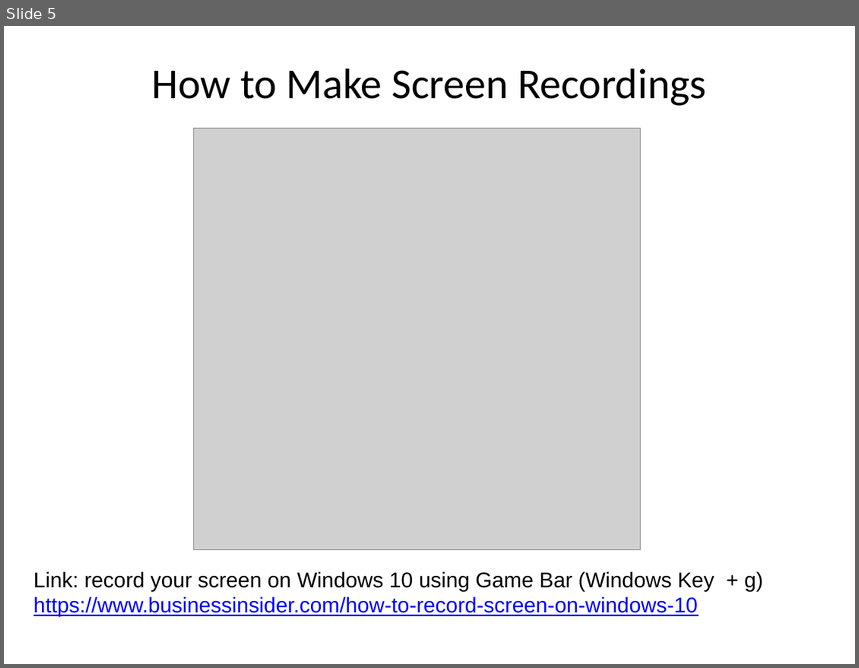
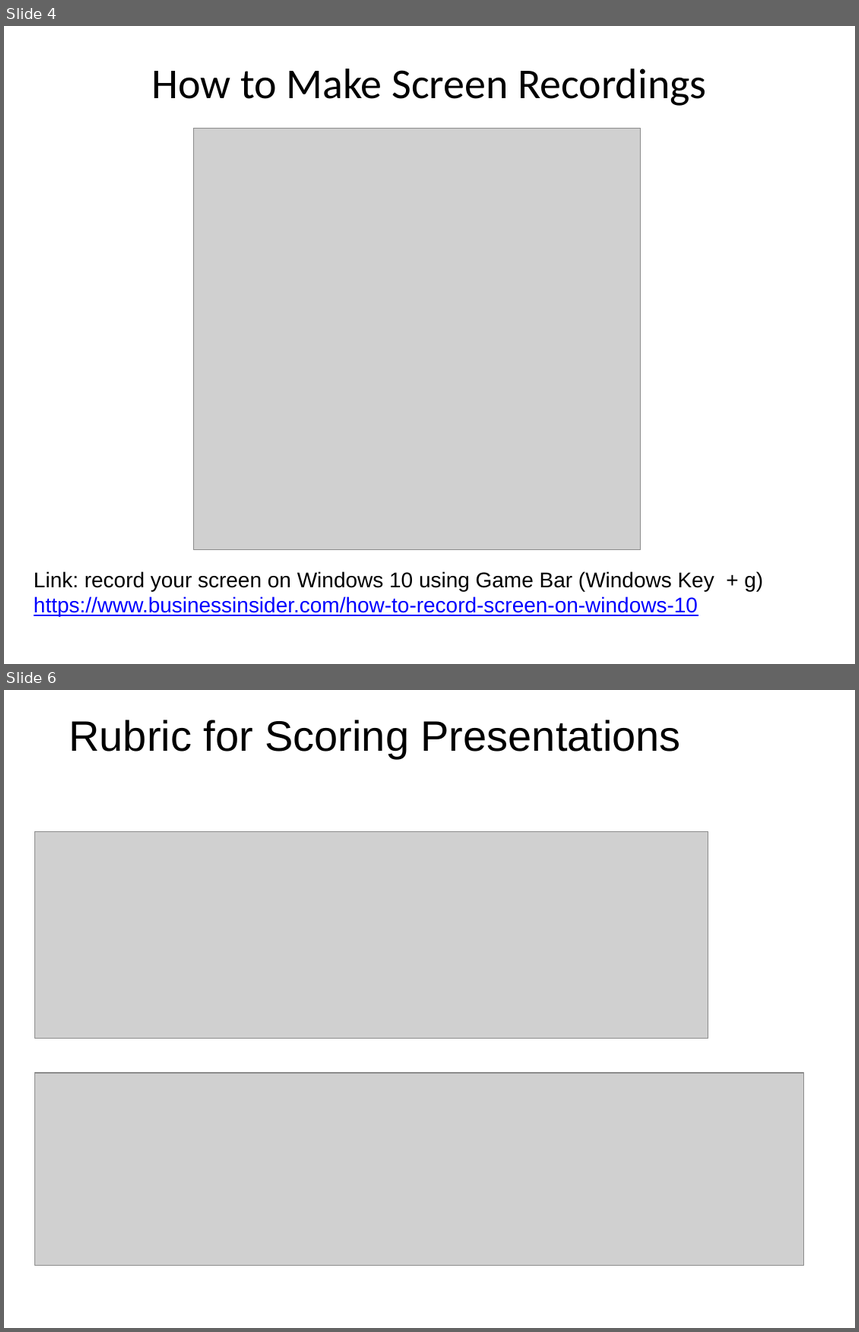
Before and after one commit to RHIT-CSSE/csse220, a slide deck: ClassMaterials/MergeSort/Slides/Part2-Presentation.pptx. Shown one above the other, each under a label of ours: slide 5 before the commit, slides 4 and 6 after it; the slides between them are not shown. The pictures are 859x668 and 859x1332 pixels, drawn with LibreOffice and Linux fonts; fonts in the diff are those of the drawing; grey boxes stand for pictures. Boxes give left, top, right and bottom in pixels: in the first picture for what was removed or moved away, otherwise in the second. Text is boxed around its words. In the diff, an @@ line names an element or a change of style, - is before the commit and + after.

```diff
--- a/ClassMaterials/MergeSort/Slides/Part2-Presentation.pptx
+++ b/ClassMaterials/MergeSort/Slides/Part2-Presentation.pptx
@@ slide 6 added at <box>4,690,855,1328</box>, background #FFFFFF @@
@@ text added at <box>69,720,681,758</box>, 36 pt, text #000000 @@
+Rubric for Scoring Presentations
@@ picture added at <box>34,832,708,1039</box> @@
@@ picture added at <box>34,1073,804,1265</box> @@
@@ what was slide 5 is now slide 4 @@
```
Also in this commit, not shown: 1 slide changed, 2 other slides added, 1 slide removed, 1 other file.
